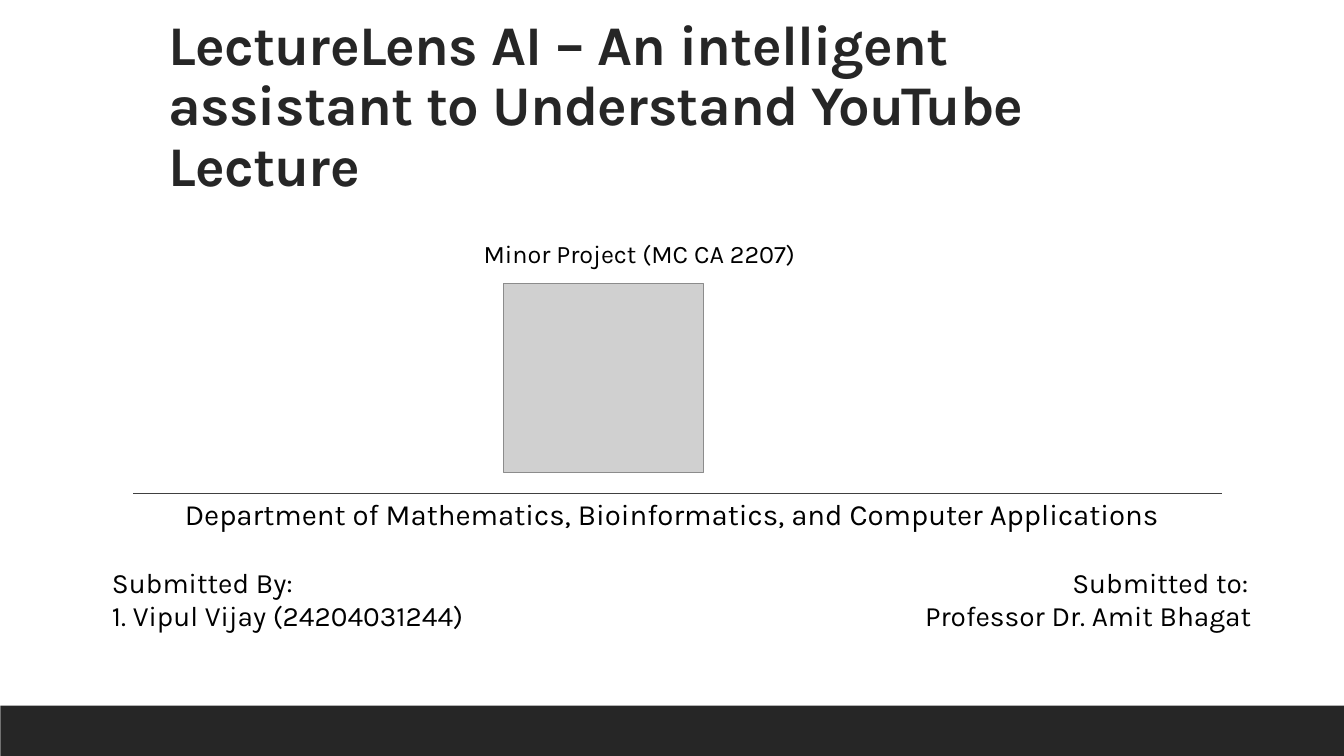
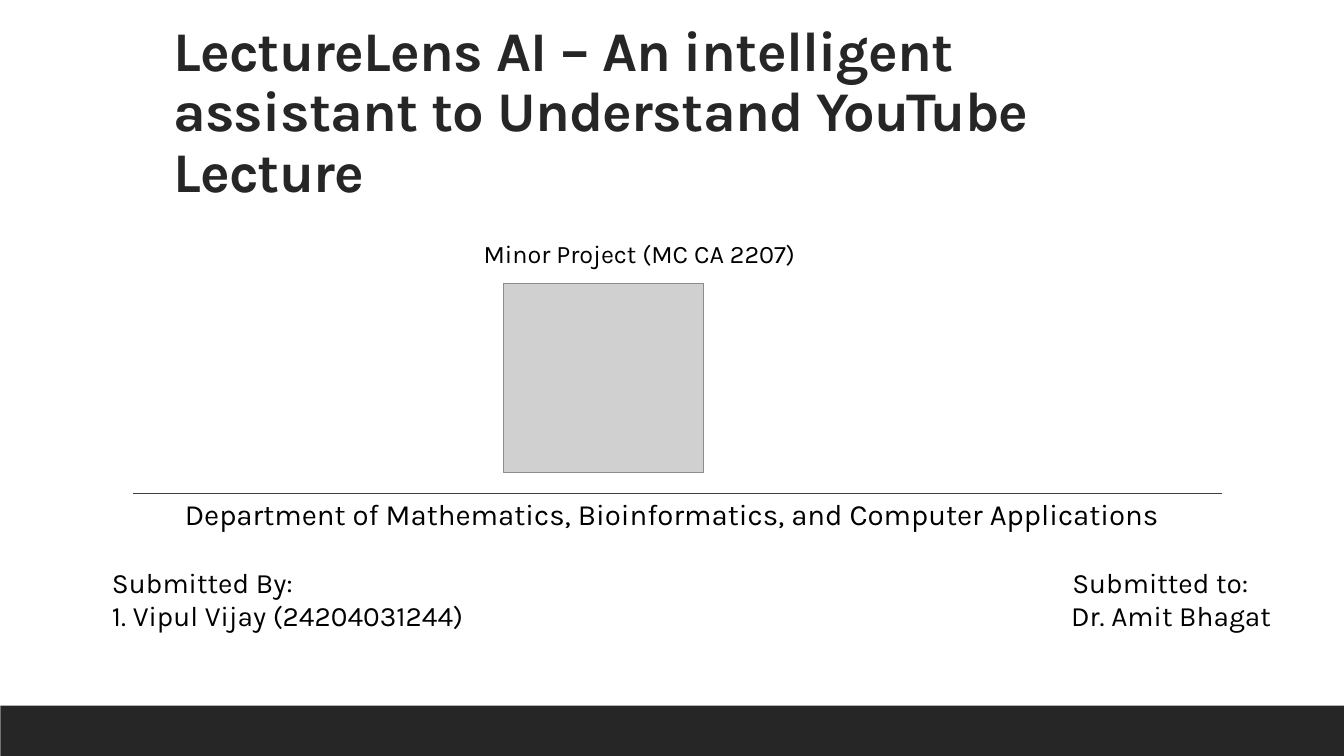
Before and after one commit to VipulVijay1/LectureLens-AI, a slide deck: slide 1 of lecturelensai.pptx. Drawn at 1344x756 pixels with LibreOffice and Linux fonts; fonts in the diff are those of the drawing; grey boxes stand for pictures. Boxes give left, top, right and bottom in pixels: in the first picture for what was removed or moved away, otherwise in the second. Text is boxed around its words. In the diff, an @@ line names an element or a change of style, - is before the commit and + after.

```diff
--- a/lecturelensai.pptx
+++ b/lecturelensai.pptx
@@ title "LectureLens AI – An intelligent ...": place and size @@
-title "LectureLens AI – An intelligent ..." at (168,25,1023,187)
+title "LectureLens AI – An intelligent ..." at (173,31,1028,193)
@@ text at (112,605,1271,633): text changed @@
-1. Vipul Vijay (24204031244) Professor Dr. Amit Bhagat
+1. Vipul Vijay (24204031244) Dr. Amit Bhagat
```
Also in this commit, not shown: 4 other slides changed, 21 other files.
